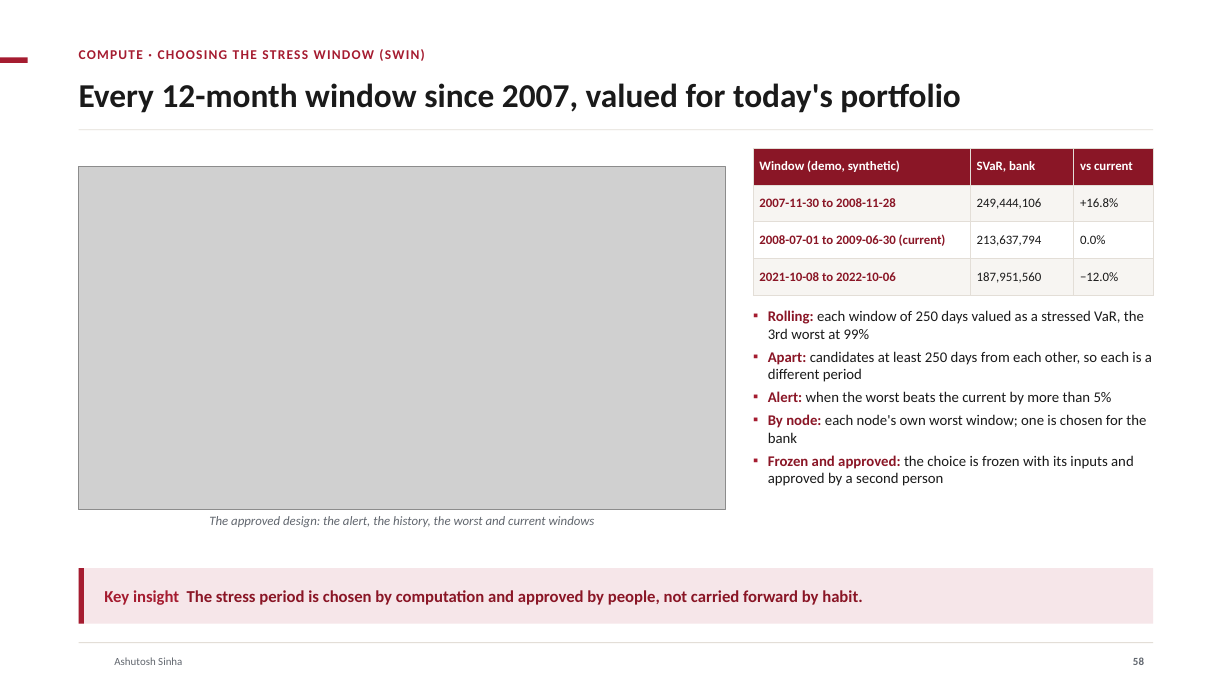
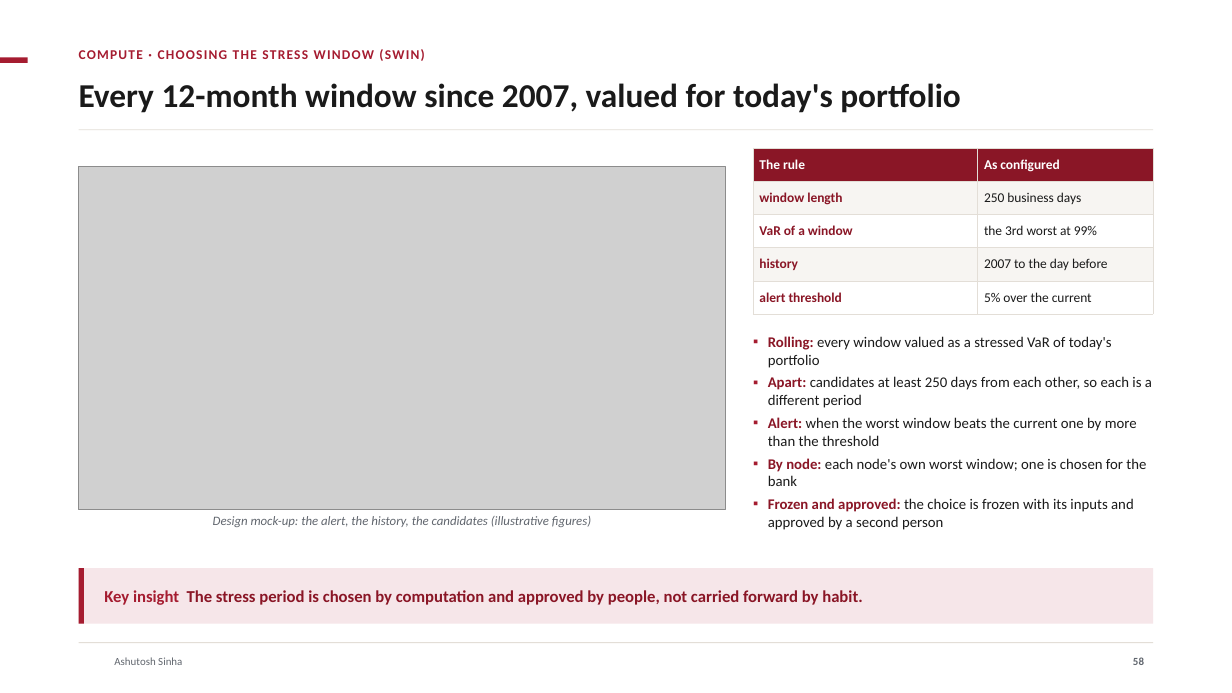
Before and after one commit to ajsinha/drishti, a slide deck: slide 58 of docs/publications/Drishti-Design-and-Evidence.pptx. Drawn at 1232x693 pixels with LibreOffice and Linux fonts; fonts in the diff are those of the drawing; grey boxes stand for pictures; background and template pictures are left out. Boxes give left, top, right and bottom in pixels: in the first picture for what was removed or moved away, otherwise in the second. Text is boxed around its words. In the diff, an @@ line names an element or a change of style, - is before the commit and + after.

Commit message:
Decks: Design-and-Evidence without status pills; the phone tiers and lens menus on the real phone captures; no picture disagrees with its slide (live period statistics and the reports list, real captures for the Risk, Trading, Market and World cases, mock-ups captioned as such with no figures they could contradict); each bank EPE dated; chapter names clear of their numbers

```diff
--- a/docs/publications/Drishti-Design-and-Evidence.pptx
+++ b/docs/publications/Drishti-Design-and-Evidence.pptx
@@ table at [753,148,1153,314] @@
-Window (demo, synthetic) | SVaR, bank | vs current
-2007-11-30 to 2008-11-28 | 249,444,106 | +16.8%
-2008-07-01 to 2009-06-30 (current) | 213,637,794 | 0.0%
-2021-10-08 to 2022-10-06 | 187,951,560 | −12.0%
+The rule | As configured
+window length | 250 business days
+VaR of a window | the 3rd worst at 99%
+history | 2007 to the day before
+alert threshold | 5% over the current
@@ text "Rolling: every window valued as ...": place and size @@
-text "Rolling: every window valued as ..." at [768,310,1152,486]
+text "Rolling: every window valued as ..." at [768,336,1152,530]
@@ text at [768,336,1112,368]: text changed @@
-▪ Rolling: each window of 250 days valued as a stressed VaR, the 3rd worst at 99%
+▪ Rolling: every window valued as a stressed VaR of today's portfolio
@@ text at [768,417,1137,446]: text changed @@
-▪ Alert: when the worst beats the current by more than 5%
+▪ Alert: when the worst window beats the current one by more than the threshold
@@ text at [213,516,591,527]: text changed @@
-The approved design: the alert, the history, the worst and current windows
+Design mock-up: the alert, the history, the candidates (illustrative figures)
```
Also in this commit, not shown: 35 other slides changed, 1 other file.
